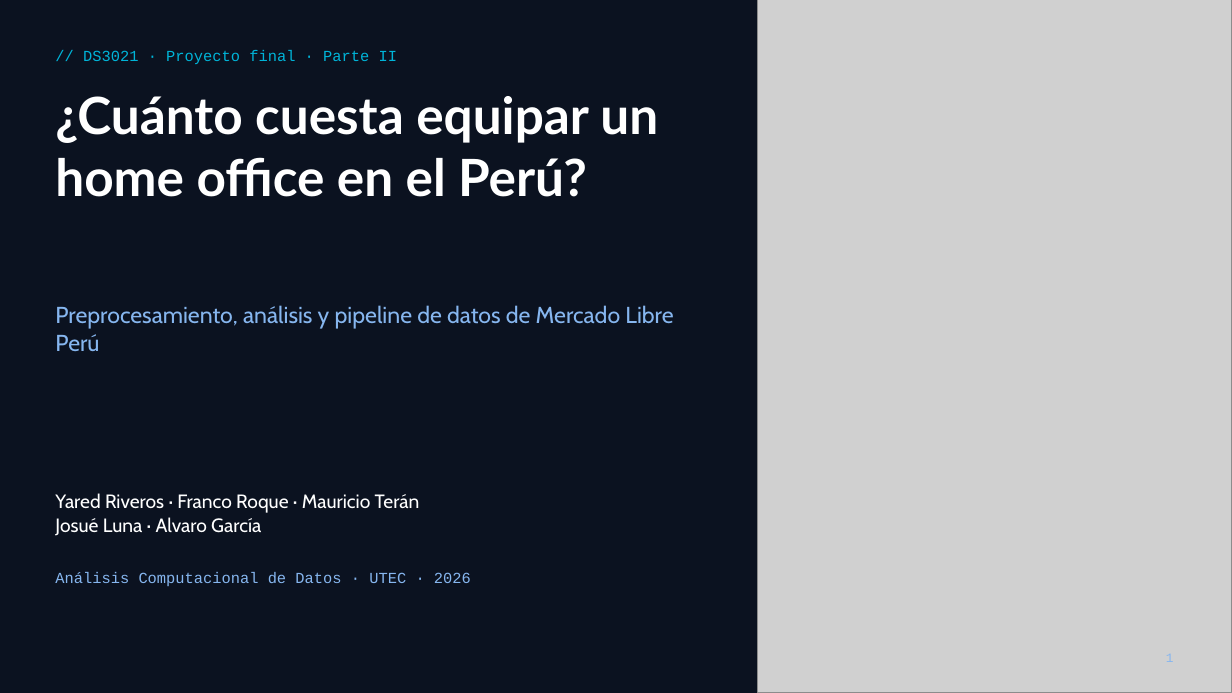
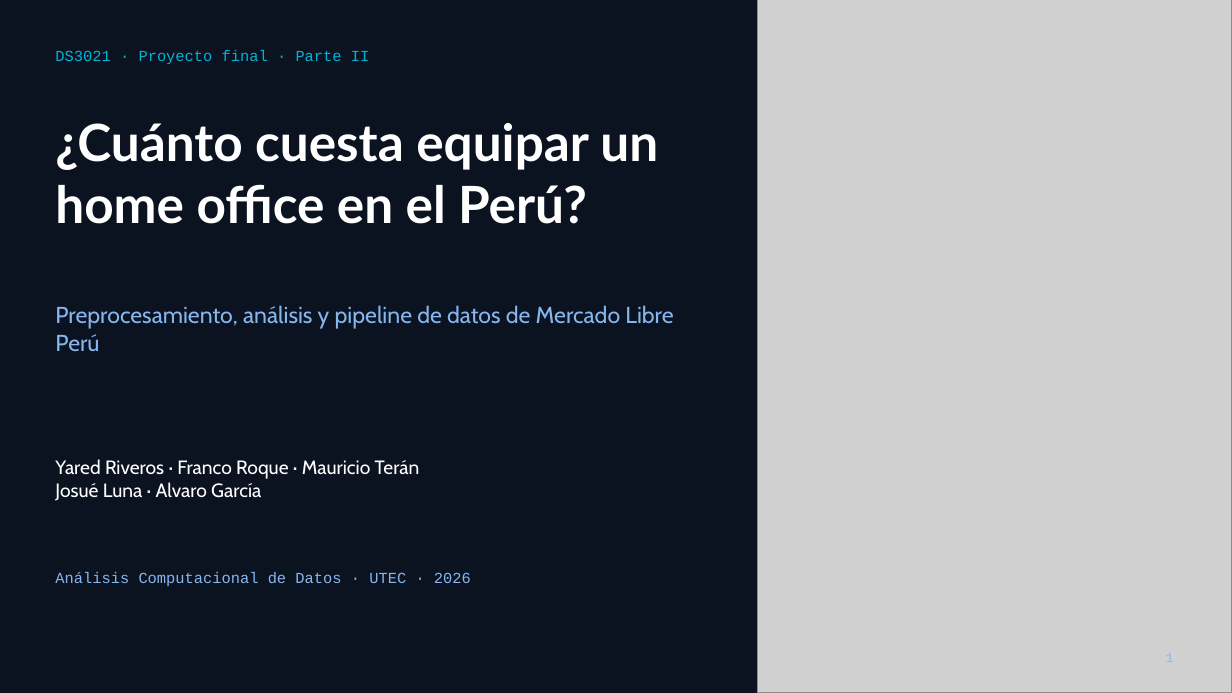
Before and after one commit to josueroc/proyectoacd_mercadolibre, a slide deck: slide 1 of docs/parte_2/presentacion/Presentacion_Parte_II_DS3021.pptx. Drawn at 1232x693 pixels with LibreOffice and Linux fonts; fonts in the diff are those of the drawing; grey boxes stand for pictures. Boxes give left, top, right and bottom in pixels: in the first picture for what was removed or moved away, otherwise in the second. Text is boxed around its words. In the diff, an @@ line names an element or a change of style, - is before the commit and + after.

```diff
--- a/docs/parte_2/presentacion/Presentacion_Parte_II_DS3021.pptx
+++ b/docs/parte_2/presentacion/Presentacion_Parte_II_DS3021.pptx
@@ text at box(55, 50, 369, 64): text changed @@
-// DS3021 · Proyecto final · Parte II
+DS3021 · Proyecto final · Parte II
@@ title "¿Cuánto cuesta equipar un home ...": place and size @@
-title "¿Cuánto cuesta equipar un home ..." at box(55, 96, 658, 197)
+title "¿Cuánto cuesta equipar un home ..." at box(55, 123, 658, 224)
@@ text "Yared Riveros · Franco Roque ...": place and size @@
-text "Yared Riveros · Franco Roque ..." at box(55, 493, 420, 536)
+text "Yared Riveros · Franco Roque ..." at box(55, 459, 420, 501)
```
Also in this commit, not shown: 21 other slides changed, 1 other file.
